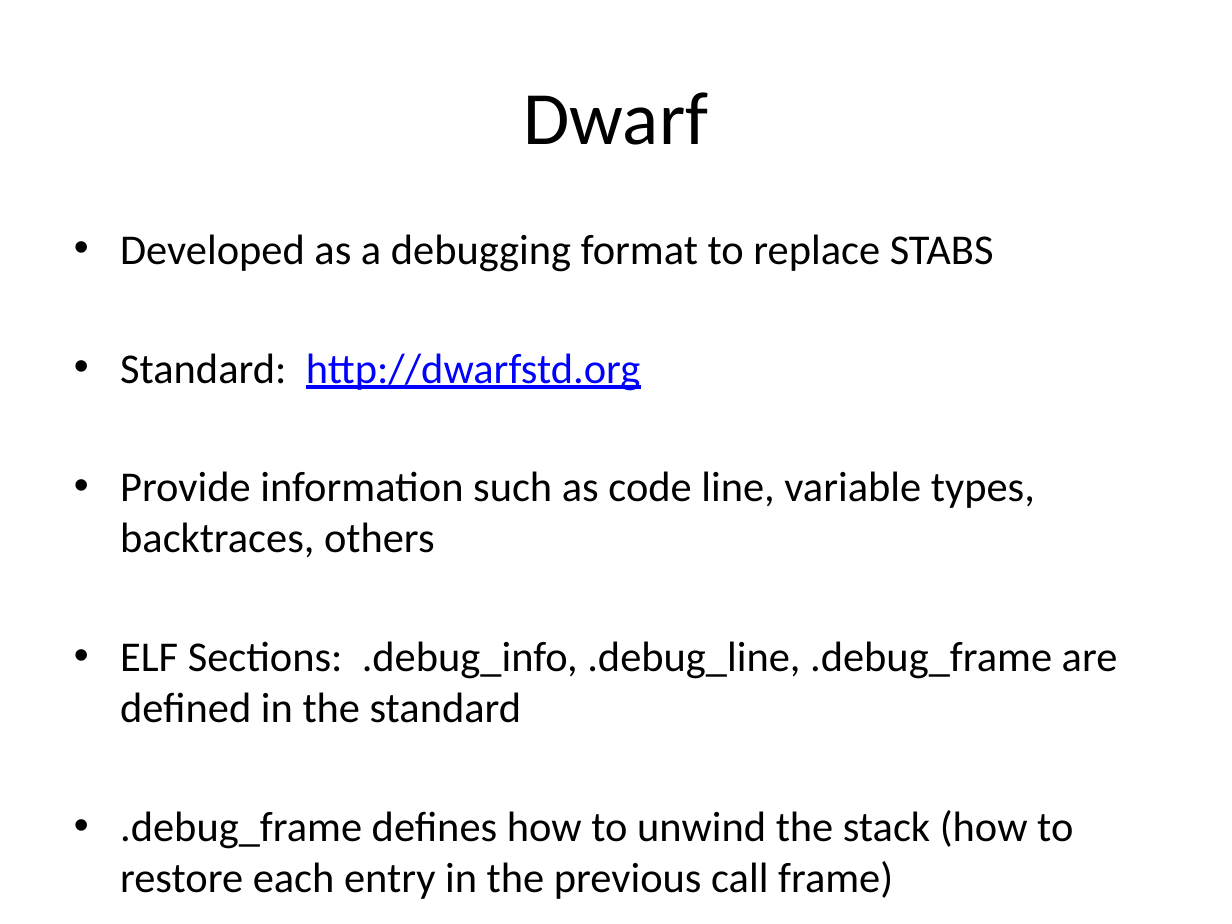
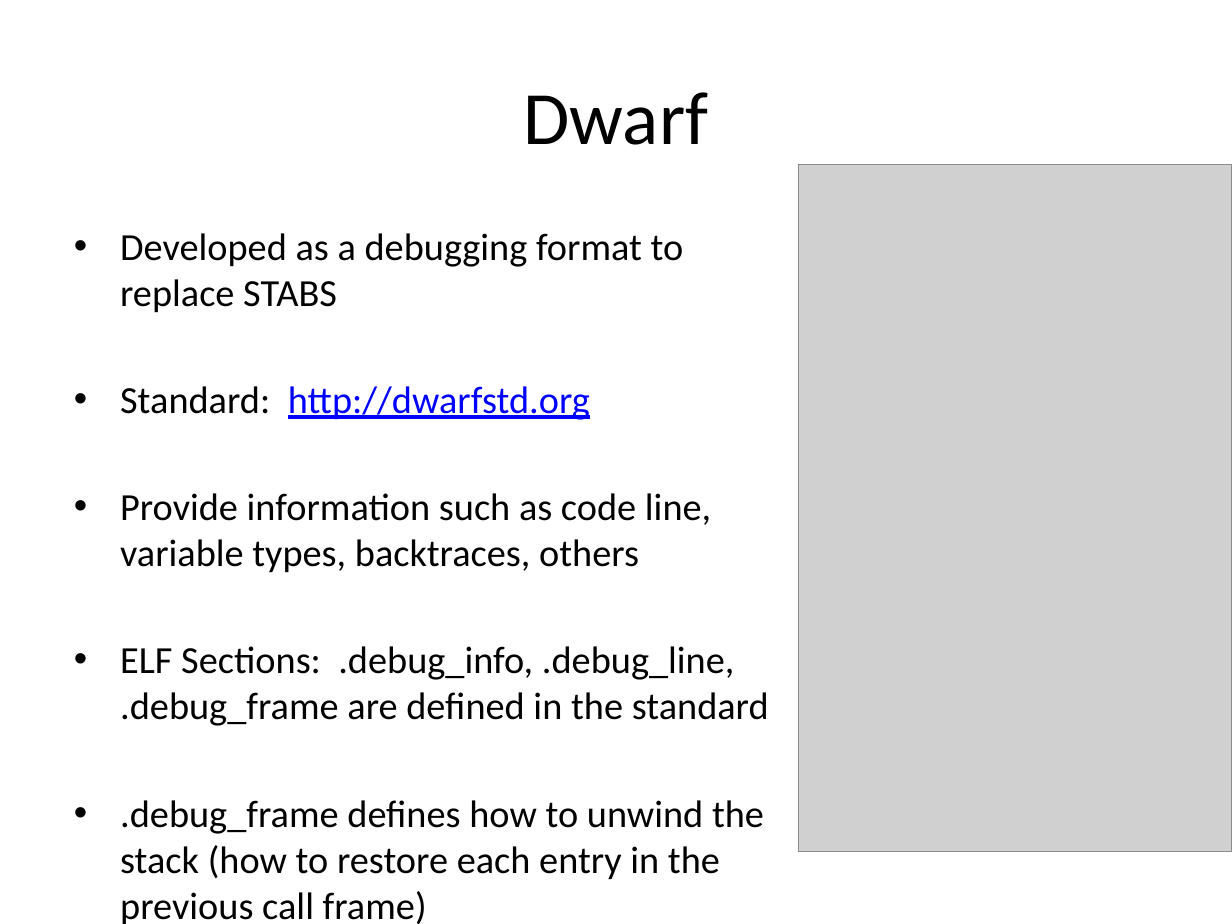
Before and after one commit to rrbranco/Defcon2012, a slide deck: slide 11 of JamesSergeyRodrigoDefcon2012.pptx. Drawn at 1232x924 pixels with LibreOffice and Linux fonts; fonts in the diff are those of the drawing; grey boxes stand for pictures. Boxes give left, top, right and bottom in pixels: in the first picture for what was removed or moved away, otherwise in the second. Text is boxed around its words. In the diff, an @@ line names an element or a change of style, - is before the commit and + after.

```diff
--- a/JamesSergeyRodrigoDefcon2012.pptx
+++ b/JamesSergeyRodrigoDefcon2012.pptx
@@ picture added at (798,165,1232,853) @@
@@ text "Developed as a debugging format ..." at (120,233,769,924): size 24.8 to 22.4 pt @@
```
Also in this commit, not shown: 10 other slides changed, 1 slide added, 1 slide removed.
